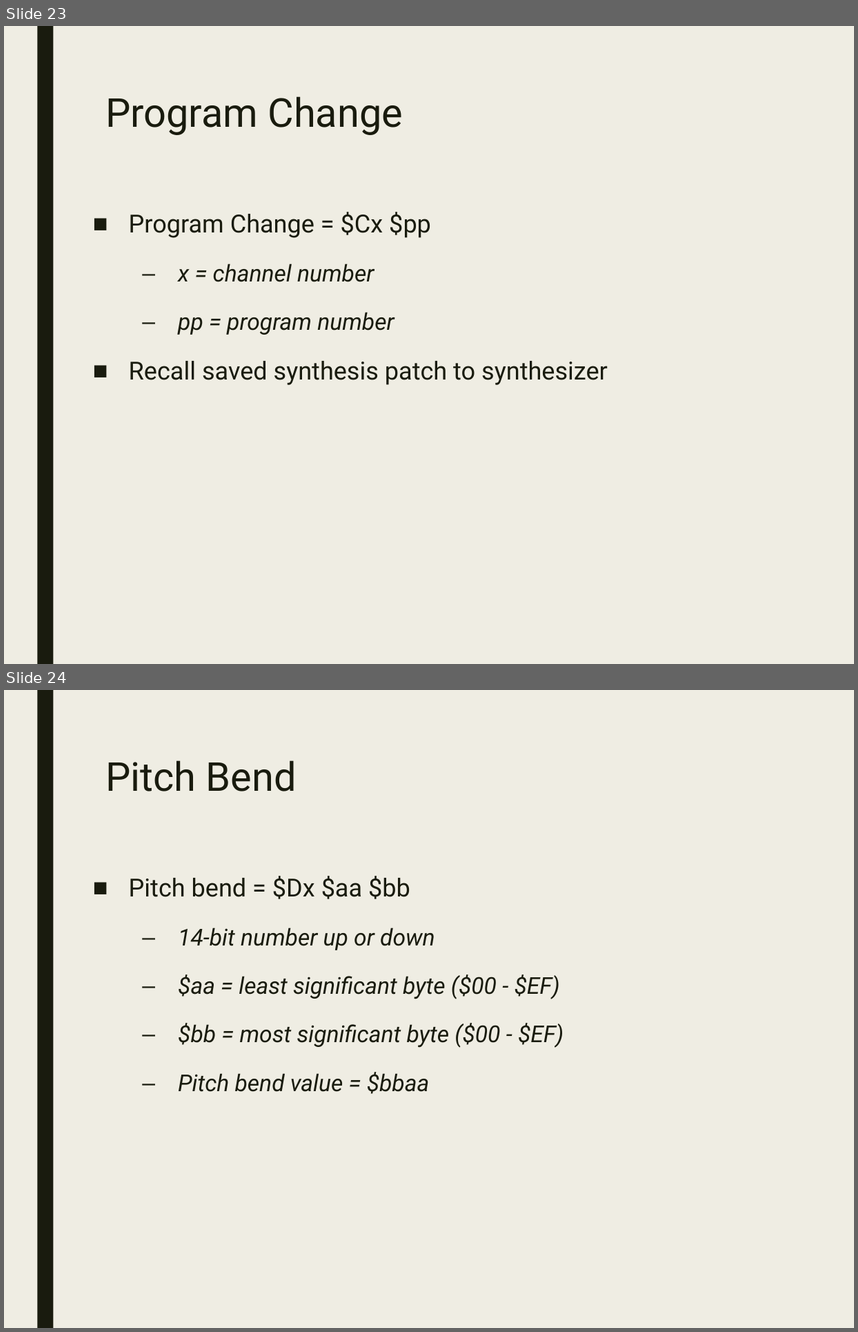
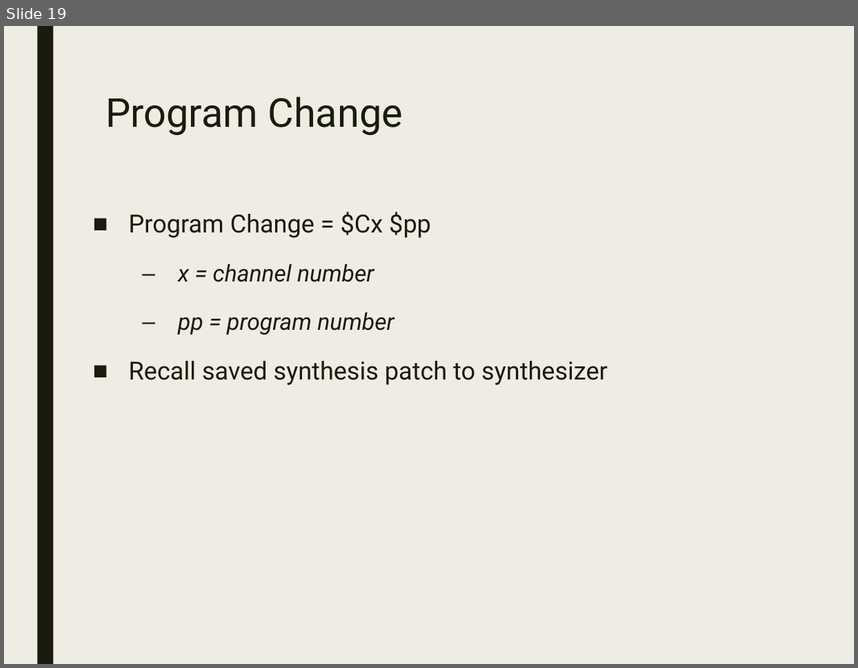
Before and after one commit to lsu-emdm/Max-at-LSU, a slide deck: fall_2022/presentations/Representing Musical Information.pptx. Shown one above the other, each under a label of ours: slides 23 and 24 before the commit, slide 19 after it. The pictures are 858x1332 and 858x668 pixels, drawn with LibreOffice and Linux fonts; fonts in the diff are those of the drawing. Boxes give left, top, right and bottom in pixels: in the first picture for what was removed or moved away, otherwise in the second. Text is boxed around its words. In the diff, an @@ line names an element or a change of style, - is before the commit and + after.

```diff
--- a/fall_2022/presentations/Representing Musical Information.pptx
+++ b/fall_2022/presentations/Representing Musical Information.pptx
@@ slide 24 removed at [4,690,854,1328], background #EFEDE3; not listed: 1 template element that a slide beside it also shows @@
@@ title removed at [105,760,297,791] @@
-Pitch Bend
@@ text removed at [129,876,564,1094] @@
-■ Pitch bend = $Dx $aa $bb
-  – 14-bit number up or down
-  – $aa = least significant byte ($00 - $EF)
-  – $bb = most significant byte ($00 - $EF)
-  – Pitch bend value = $bbaa
@@ what was slide 23 is now slide 19 @@
```
Also in this commit, not shown: 1 slide changed, 7 other slides removed, 18 other files.
